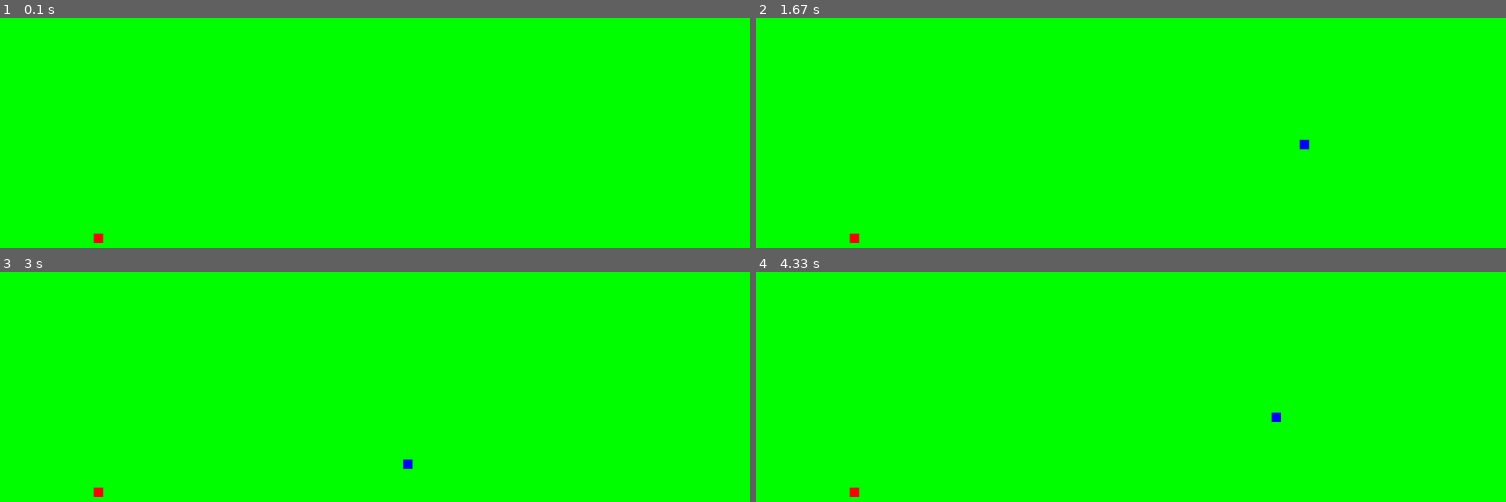
Above: before the commit, frames 1-4 (two rows, left to right).
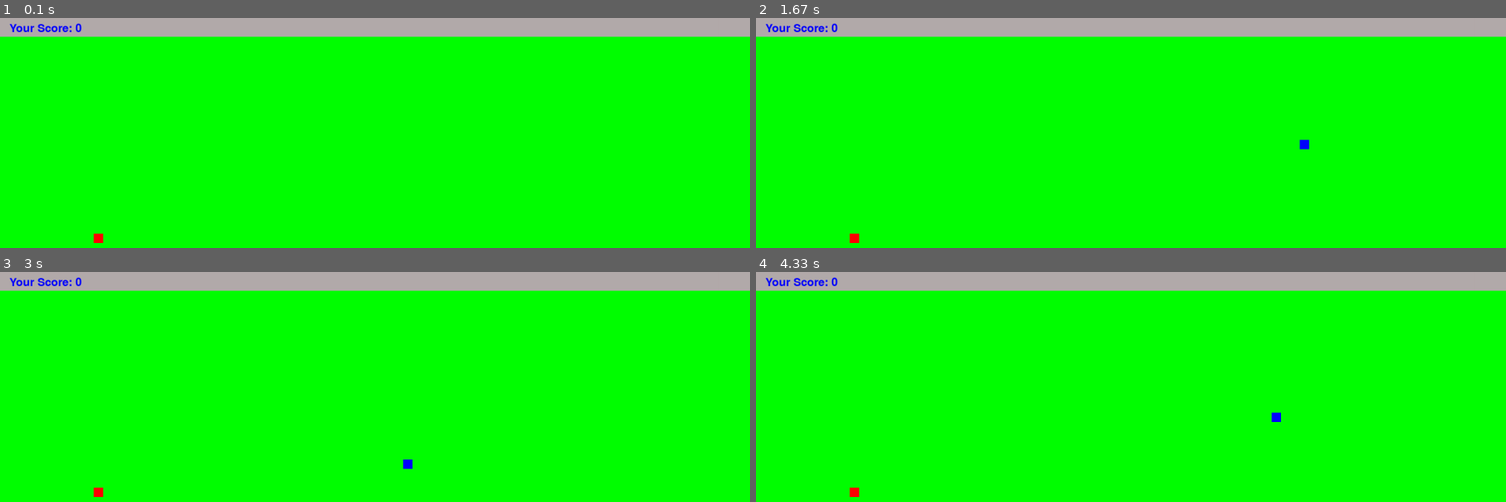
Above: after the commit, the same moments.

Repository: xAdrianCx/PYGAME---SNAKE
Game: pygame game, started from main.py
The game is run twice, just before and just after one commit, with the same random seed, the same clock (stepped at 60 frames per second) and the same inputs.
Inputs:
- Up to frame 1 (0.1 s): no input
- Up to frame 2 (1.67 s): hold Right 0.33-0.8 s; hold Up 0.83-1.13 s; hold Right 1.17-1.63 s
- Up to frame 3 (3 s): hold Left 1.67-2.2 s; hold Down 2.23-2.53 s; hold Left 2.57-2.97 s
- Up to frame 4 (4.33 s): hold Up 3-3.37 s; hold Right 3.4-4.03 s; hold Down from 4.07 s (still down)

The runs differ from the first frame. In frame 1, 8.3% of the frame differs, in the area x 0-100%, y 0-9%; in frame 2, 8.3%; in frame 3, 8.3%; in frame 4, 8.3%.

Commit message:
Reworked scoreboard.py to draw the score on the screen

Diff:
--- a/game_functions.py
+++ b/game_functions.py
@@ -31,10 +31,9 @@
 def draw_screen(gs, screen, clock, snake, bait, sb):
     """ Draw eveything to screen."""
     screen.fill(gs.bg_color)
+    sb.draw_score()
     bait.draw_bait()
     snake.draw_snake()
     snake.update()
-    print(gs.game_speed)
-    print(sb.score)
     clock.tick(gs.game_speed)
     pygame.display.flip()
--- a/scoreboard.json
+++ b/scoreboard.json
@@ -0,0 +1,3 @@
+{"Pr0phet": {
+  "high_score": 22500
+}}
--- a/scoreboard.py
+++ b/scoreboard.py
@@ -6,4 +6,14 @@
     def __init__(self, gs, screen):
         self.gs = gs
         self.screen = screen
+        self.screen_rect = self.screen.get_rect()
         self.score = 0
+        self.score_color = (179, 171, 171)
+        self.rect_background = pygame.Rect(0, 0, self.screen_rect.right, 40)
+
+    def draw_score(self):
+        font = pygame.font.SysFont(None, 35)
+        score_msg = f"Your Score: {self.score}"
+        score_img = font.render(score_msg, True, "BLUE")
+        pygame.draw.rect(self.screen, self.score_color, self.rect_background)
+        self.screen.blit(score_img, (20, 10))
